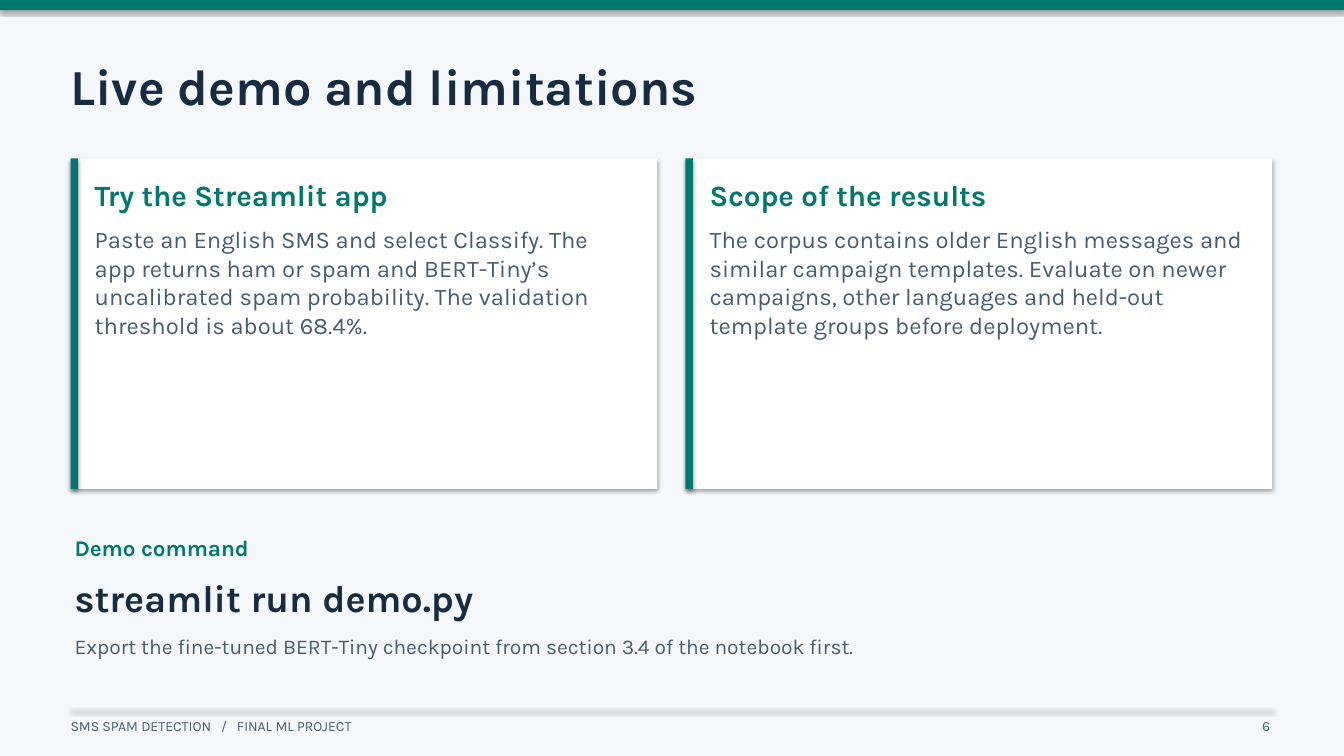
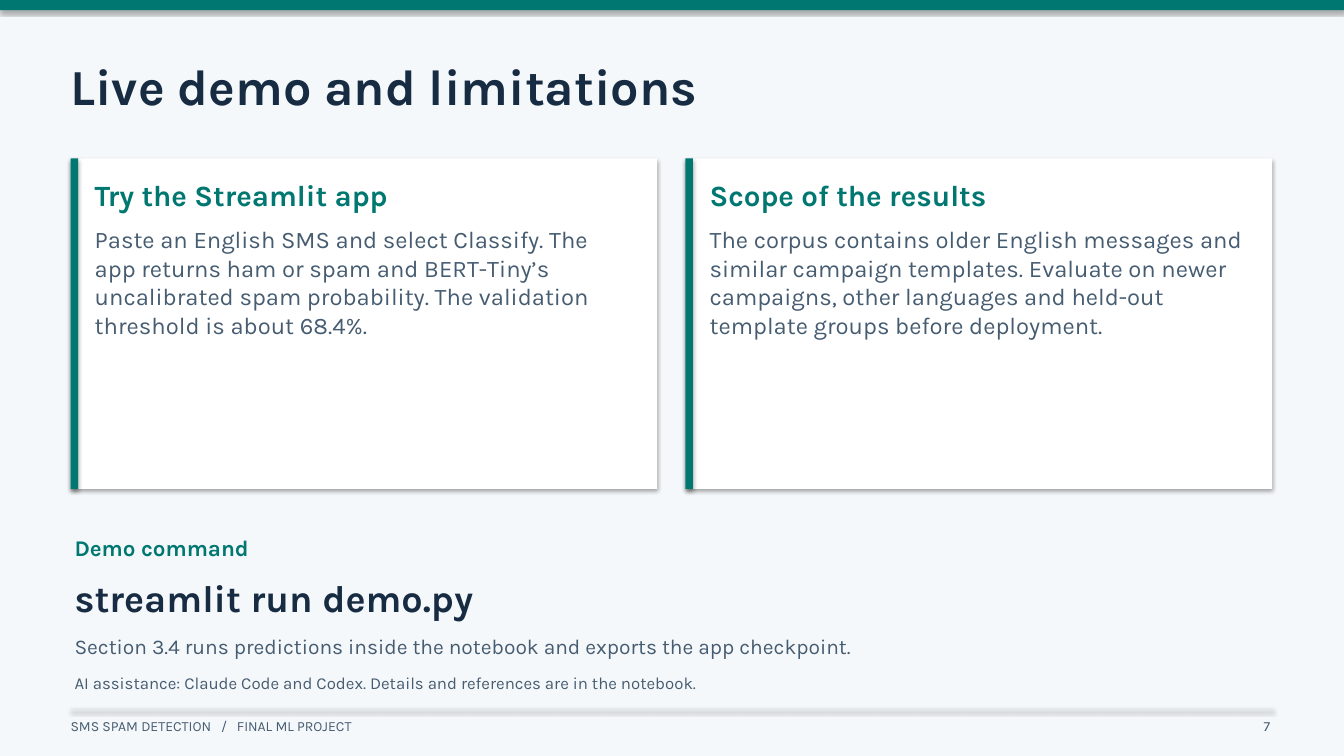
Before and after one commit to dench1k1ng/ml_midterm, a slide deck: slide 7 of SMS_Spam_Detection_Final.pptx (slide 6 before the commit). Drawn at 1344x756 pixels with LibreOffice and Linux fonts; fonts in the diff are those of the drawing. Boxes give left, top, right and bottom in pixels: in the first picture for what was removed or moved away, otherwise in the second. Text is boxed around its words. In the diff, an @@ line names an element or a change of style, - is before the commit and + after.

```diff
--- a/SMS_Spam_Detection_Final.pptx
+++ b/SMS_Spam_Detection_Final.pptx
@@ text at [75, 639, 850, 659]: text changed @@
-Export the fine-tuned BERT-Tiny checkpoint from section 3.4 of the notebook first.
+Section 3.4 runs predictions inside the notebook and exports the app checkpoint.
@@ text added at [75, 677, 696, 689], 12 pt, text #465C71 @@
+AI assistance: Claude Code and Codex. Details and references are in the notebook.
@@ text at [1264, 722, 1271, 731]: text changed @@
-6
+7
```
Also in this commit, not shown: 3 other slides changed, 1 slide added, 2 other files.
